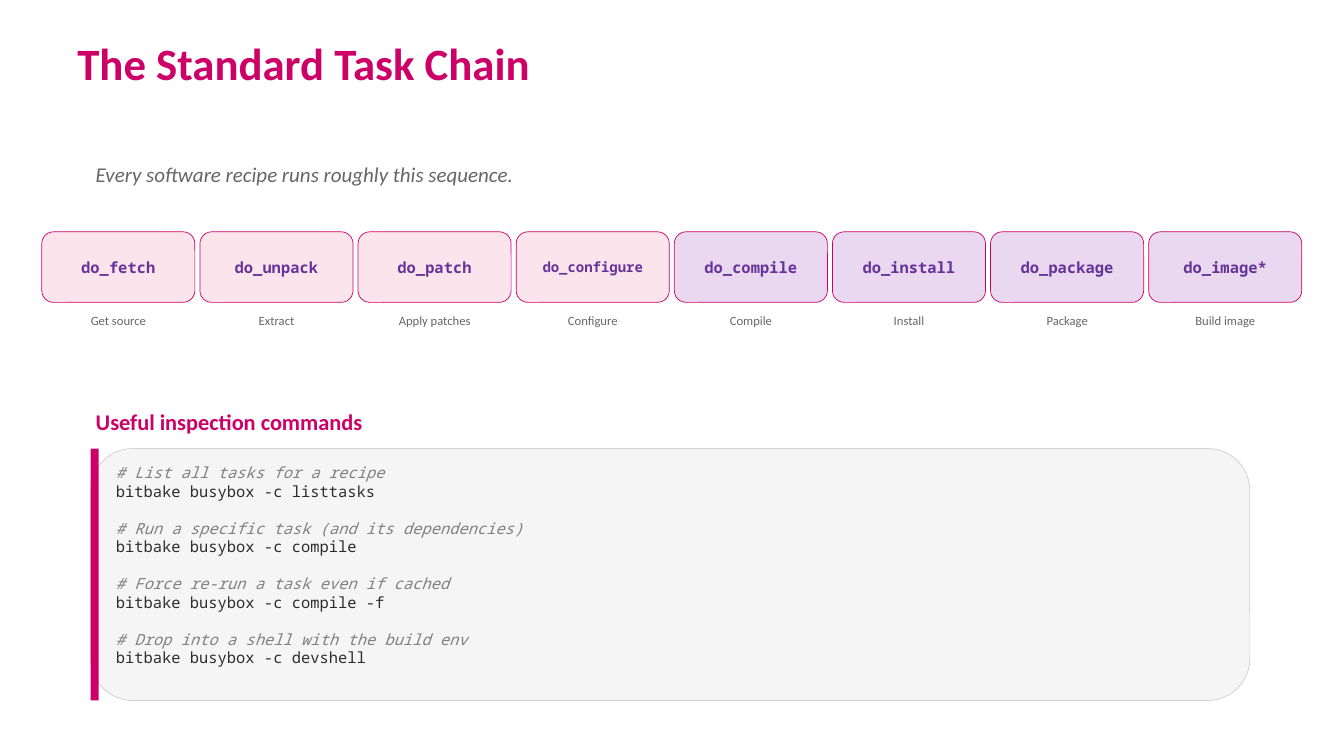
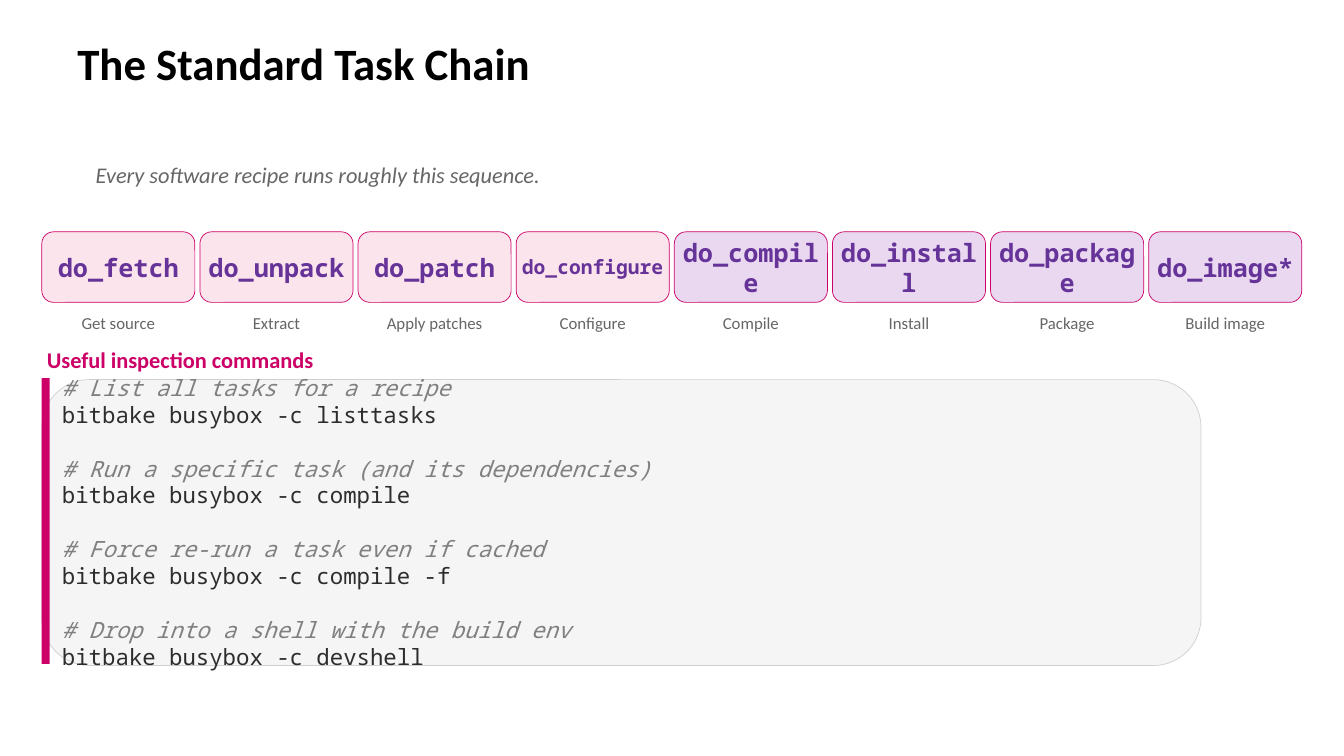
Before and after one commit to EmertxeInfoTech/Allegion-Training-Materials, a slide deck: slide 4 of yocto_training_all_session_decks/session_decks/D1S6_BitBake_Deep_Dive.pptx. Drawn at 1344x756 pixels with LibreOffice and Linux fonts; fonts in the diff are those of the drawing; background and template pictures are left out. Boxes give left, top, right and bottom in pixels: in the first picture for what was removed or moved away, otherwise in the second. Text is boxed around its words. In the diff, an @@ line names an element or a change of style, - is before the commit and + after.

```diff
--- a/yocto_training_all_session_decks/session_decks/D1S6_BitBake_Deep_Dive.pptx
+++ b/yocto_training_all_session_decks/session_decks/D1S6_BitBake_Deep_Dive.pptx
@@ title "The Standard Task Chain" at bbox=[77, 48, 530, 81]: text colour #CC0066 to #000000 @@
@@ text "Every software recipe runs roughly ..." at bbox=[96, 167, 540, 187]: size 15 to 16 pt @@
@@ rounded rectangle "do_configure" at bbox=[516, 232, 669, 302]: size 10 to 14 pt @@
@@ size 11 to 18 pt in 7 elements at bbox=[41, 232, 195, 302], bbox=[200, 232, 353, 302], bbox=[358, 232, 511, 302], bbox=[675, 232, 828, 302], bbox=[833, 232, 986, 302], bbox=[991, 232, 1144, 302], bbox=[1149, 232, 1303, 302] @@
@@ size 9 to 12 pt in 8 elements at bbox=[82, 318, 155, 329], bbox=[253, 318, 300, 329], bbox=[387, 317, 482, 332], bbox=[560, 317, 626, 332], bbox=[723, 317, 779, 332], bbox=[889, 317, 930, 329], bbox=[1040, 317, 1095, 332], bbox=[1185, 317, 1265, 332] @@
@@ text "Useful inspection commands": place and size @@
-text "Useful inspection commands" at bbox=[96, 414, 362, 434]
+text "Useful inspection commands" at bbox=[47, 352, 313, 372]
@@ rounded rectangle: place and size @@
-rounded rectangle at bbox=[91, 449, 1250, 701]
+rounded rectangle at bbox=[41, 380, 1201, 666]
@@ rectangle: place and size @@
-rectangle at bbox=[91, 449, 99, 701]
+rectangle at bbox=[41, 378, 49, 664]
@@ text "# List all tasks for ...": place and size @@
-text "# List all tasks for ..." at bbox=[116, 466, 523, 667]
+text "# List all tasks for ..." at bbox=[62, 379, 651, 670]
@@ text "# List all tasks for ..." at bbox=[62, 379, 651, 670]: size 11 to 16 pt @@
```
Also in this commit, not shown: 7 other slides changed, 12 other files.
